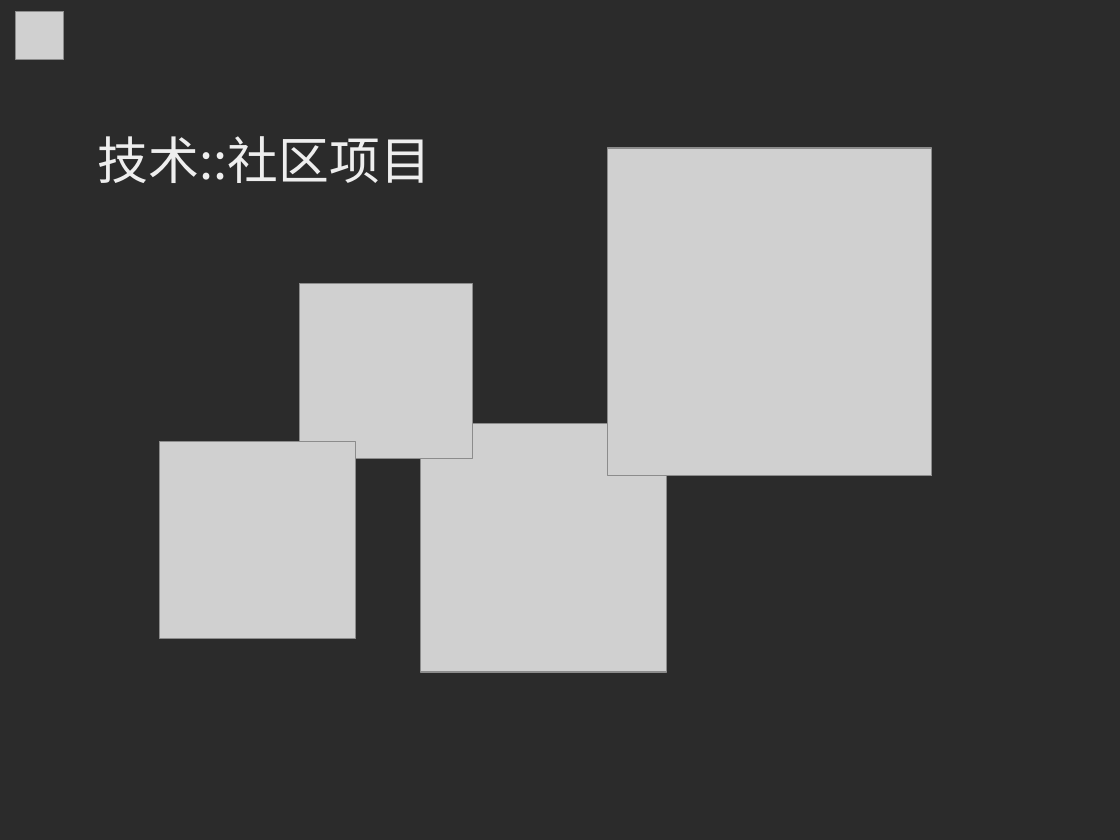
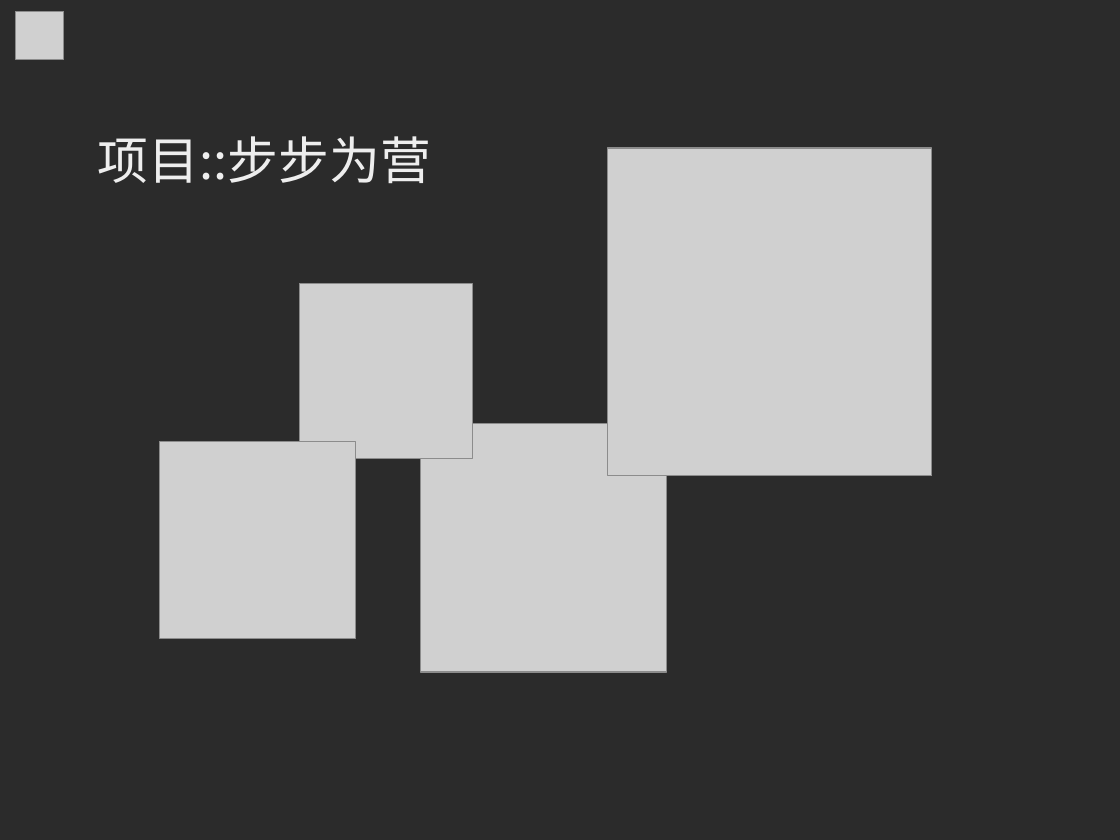
Before and after one commit to MingcongBai/soscon-2018-talk, a slide deck: slide 9 of slide.odp. Drawn at 1120x840 pixels with LibreOffice and Linux fonts; fonts in the diff are those of the drawing; grey boxes stand for pictures; background and template pictures are left out; a plain dark background stands for a picture behind light text. Boxes give left, top, right and bottom in pixels: in the first picture for what was removed or moved away, otherwise in the second. Text is boxed around its words. In the diff, an @@ line names an element or a change of style, - is before the commit and + after.

```diff
--- a/slide.odp
+++ b/slide.odp
@@ text at bbox=[98, 136, 431, 184]: text changed @@
-技术::社区项目
+项目::步步为营
```
Also in this commit, not shown: 7 other slides changed.
